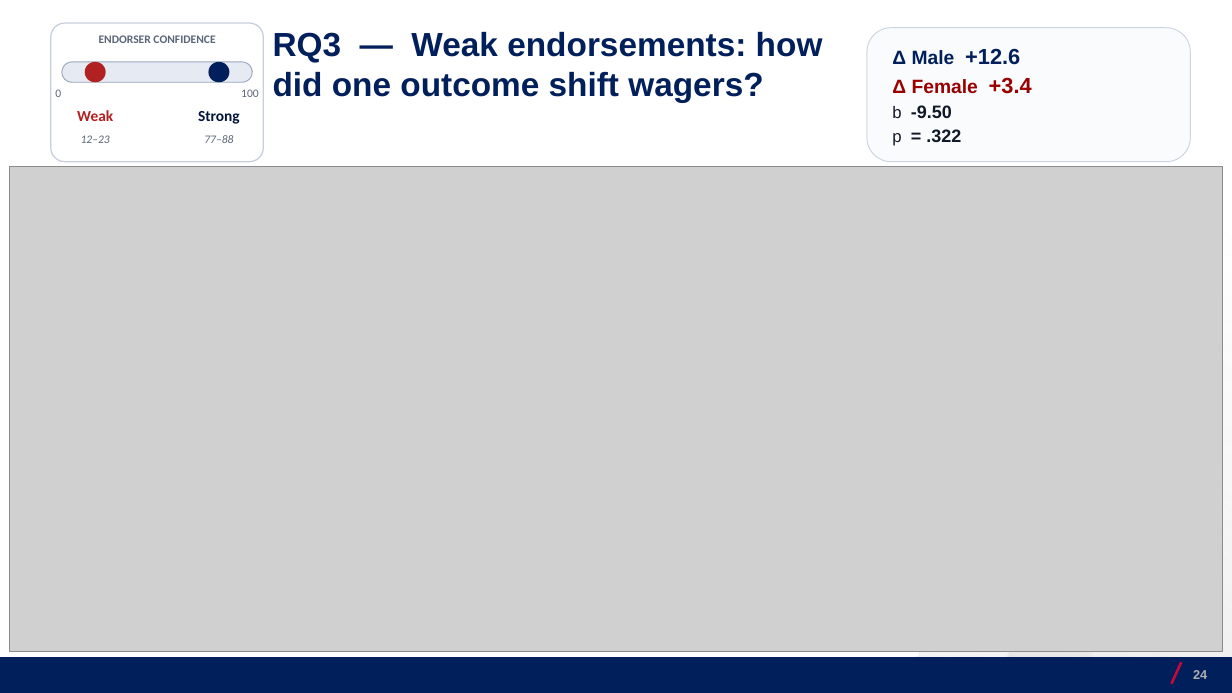
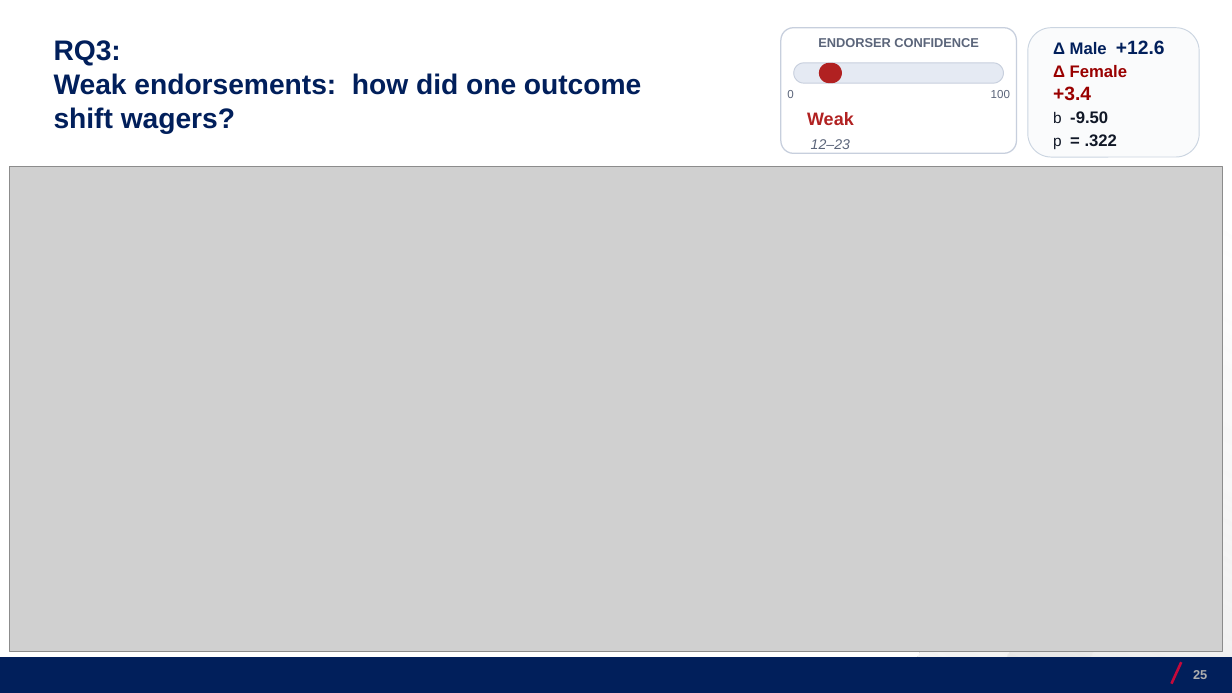
Before and after one commit to josecerv/sponsorship-network, a slide deck: slide 25 of docs/UChicago-0410.pptx (slide 24 before the commit). Drawn at 1232x693 pixels with LibreOffice and Linux fonts; fonts in the diff are those of the drawing; grey boxes stand for pictures; background and template pictures are left out. Boxes give left, top, right and bottom in pixels: in the first picture for what was removed or moved away, otherwise in the second. Text is boxed around its words. In the diff, an @@ line names an element or a change of style, - is before the commit and + after.

```diff
--- a/docs/UChicago-0410.pptx
+++ b/docs/UChicago-0410.pptx
@@ rounded rectangle: place and size @@
-rounded rectangle at [51,23,263,162]
+rounded rectangle at [781,28,1017,153]
@@ rounded rectangle "Δ Male +12.6": place and size @@
-rounded rectangle "Δ Male +12.6" at [867,28,1190,162]
+rounded rectangle "Δ Male +12.6" at [1028,28,1199,157]
@@ rounded rectangle "Δ Male +12.6" at [1028,28,1199,157]: size 15 to 13 pt in "Δ Male", "Δ Female"; size 17 to 15 pt in "+12.6", "+3.4"; size 13 to 12 pt in "b", "p"; size 14 to 13 pt in "-9.50", "= .322" @@
@@ text at [54,40,641,134]: text changed; size 26 to 22 pt @@
-RQ3 — Weak endorsements: how did one outcome shift wagers?
+RQ3:
+Weak endorsements: how did one outcome shift wagers?
@@ text "ENDORSER CONFIDENCE": place and size @@
-text "ENDORSER CONFIDENCE" at [99,35,215,43]
+text "ENDORSER CONFIDENCE" at [818,38,979,47]
@@ text "ENDORSER CONFIDENCE" at [818,38,979,47]: size 9 to 10 pt, font Calibri to Arial @@
@@ rounded rectangle removed at [209,62,230,82] @@
@@ text "0": place and size @@
-text "0" at [55,89,61,97]
+text "0" at [787,90,793,98]
@@ text "0" at [787,90,793,98]: font Calibri to Arial @@
@@ rounded rectangle: place and size @@
-rounded rectangle at [62,62,252,82]
+rounded rectangle at [794,63,1004,83]
@@ rounded rectangle at [794,63,1004,83]: outline #9AA7BD 0.75 pt to #C7CFDD 0.75 pt @@
@@ rounded rectangle: place and size @@
-rounded rectangle at [85,62,106,82]
+rounded rectangle at [819,63,842,83]
@@ text "100" at [991,90,1010,98]: font Calibri to Arial @@
@@ text "100": place and size @@
-text "100" at [241,89,259,97]
+text "100" at [991,90,1010,98]
@@ text removed at [198,111,240,124] @@
-Strong
@@ text "Weak": place and size @@
-text "Weak" at [77,110,113,121]
+text "Weak" at [807,112,854,125]
@@ text "Weak" at [807,112,854,125]: size 12 to 14 pt, font Calibri to Arial @@
@@ text removed at [204,135,233,143] @@
-77–88
@@ text "12–23": place and size @@
-text "12–23" at [81,135,110,143]
+text "12–23" at [811,139,850,149]
@@ text "12–23" at [811,139,850,149]: size 9 to 11 pt, font Calibri to Arial @@
@@ page number at [1193,670,1207,679]: text changed @@
-24
+25
```
Also in this commit, not shown: 14 other slides changed, 2 slides added, 2 slides removed, 18 other files.
